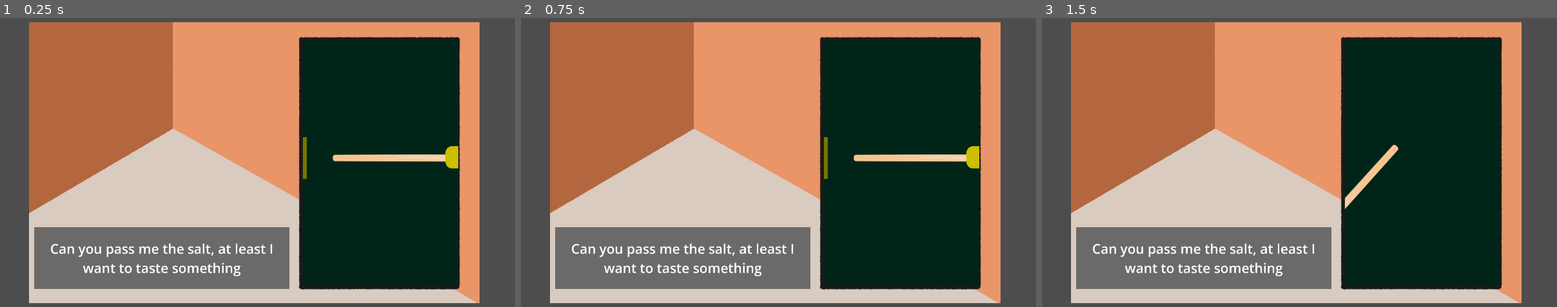
Above: before the commit, frames 1-3 (left to right).
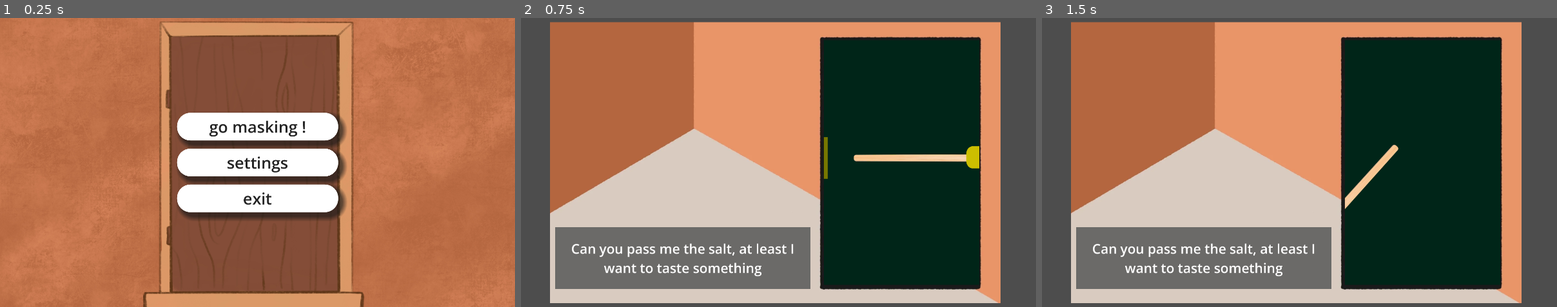
Above: after the commit, the same moments.

Repository: ohmlet-studio/GGJ-2026
Game: Godot game, scene res://MainMenu/MainMenu.tscn
The game is run twice, just before and just after one commit, with the same random seed, the same clock (stepped at 60 frames per second) and the same inputs. Before the commit the project starts from res://DinnerTable/DinnerTable.tscn.
Inputs (mouse positions are in pixels of both pictures, inside the frame that each line leads up to):
- Up to frame 1 (0.25 s): no input
- Up to frame 2 (0.75 s): click (778, 162) at 0.5 s, where only the run after the commit has a clickable "settings"
- Up to frame 3 (1.5 s): tap Enter at 1.25 s; hold Right from 1.28 s (still down); tap Z at 1.35 s

The runs differ from the first frame. In frame 1, 85% of the frame differs, in the area x 0-100%, y 0-100%; in frame 2, nothing differs; in frame 3, nothing differs.

Commit message:
Mainmenu + compress png

Diff:
--- /dev/null
+++ b/MainMenu/MainMenu.tscn
@@ -0,0 +1,117 @@
+[gd_scene format=3 uid="uid://33dwa0yb8pbq"]
+
+[ext_resource type="Script" uid="uid://cdjt41i1vaxfk" path="res://MainMenu/main_menu.gd" id="1_cruaa"]
+[ext_resource type="Texture2D" uid="uid://dvy3dyw842sjh" path="res://Assets/Background/title_scene.jpg" id="1_otibh"]
+
+[sub_resource type="StyleBoxTexture" id="StyleBoxTexture_cruaa"]
+texture = ExtResource("1_otibh")
+
+[sub_resource type="SystemFont" id="SystemFont_mlc1t"]
+font_names = PackedStringArray("Arial Rounded MT Bold", "Arial Rounded MT Bold")
+modulate_color_glyphs = true
+
+[sub_resource type="StyleBoxFlat" id="StyleBoxFlat_otibh"]
+bg_color = Color(1, 1, 1, 1)
+corner_radius_top_left = 50
+corner_radius_top_right = 50
+corner_radius_bottom_right = 50
+corner_radius_bottom_left = 50
+shadow_color = Color(0.09019608, 0.09019608, 0.09019608, 0.6431373)
+shadow_size = 20
+shadow_offset = Vector2(15, 15)
+
+[sub_resource type="StyleBoxFlat" id="StyleBoxFlat_b76km"]
+bg_color = Color(0.1584728, 0.15847209, 0.15847251, 1)
+corner_radius_top_left = 50
+corner_radius_top_right = 50
+corner_radius_bottom_right = 50
+corner_radius_bottom_left = 50
+shadow_color = Color(0.051970966, 0.051970966, 0.051970936, 0.8509804)
+shadow_size = 20
+shadow_offset = Vector2(3, 3)
+
+[sub_resource type="StyleBoxFlat" id="StyleBoxFlat_cruaa"]
+bg_color = Color(0.89925843, 0.8992584, 0.89925843, 1)
+corner_radius_top_left = 50
+corner_radius_top_right = 50
+corner_radius_bottom_right = 50
+corner_radius_bottom_left = 50
+shadow_color = Color(0.09019608, 0.09019608, 0.09019608, 0.8509804)
+shadow_size = 20
+shadow_offset = Vector2(5, 5)
+
+[node name="MainMenu" type="Control" unique_id=798517884]
+layout_mode = 3
+anchors_preset = 15
+anchor_right = 1.0
+anchor_bottom = 1.0
+grow_horizontal = 2
+grow_vertical = 2
+script = ExtResource("1_cruaa")
+
+[node name="Panel" type="Panel" parent="." unique_id=317783502]
+layout_mode = 1
+anchors_preset = 15
+anchor_right = 1.0
+anchor_bottom = 1.0
+grow_horizontal = 2
+grow_vertical = 2
+theme_override_styles/panel = SubResource("StyleBoxTexture_cruaa")
+
+[node name="VBoxContainer" type="VBoxContainer" parent="." unique_id=81628598]
+layout_mode = 1
+anchors_preset = 8
+anchor_left = 0.5
+anchor_top = 0.5
+anchor_right = 0.5
+anchor_bottom = 0.5
+offset_left = -300.5
+offset_top = -186.25
+offset_right = 300.5
+offset_bottom = 186.25
+grow_horizontal = 2
+grow_vertical = 2
+theme_override_constants/separation = 30
+
+[node name="start" type="Button" parent="VBoxContainer" unique_id=365420291]
+layout_mode = 2
+size_flags_vertical = 3
+theme_override_colors/font_color = Color(0.1404478, 0.14044732, 0.14044747, 1)
+theme_override_colors/font_pressed_color = Color(1, 1, 1, 1)
+theme_override_colors/font_hover_color = Color(0.14117648, 0.14117648, 0.14117648, 1)
+theme_override_fonts/font = SubResource("SystemFont_mlc1t")
+theme_override_font_sizes/font_size = 60
+theme_override_styles/normal = SubResource("StyleBoxFlat_otibh")
+theme_override_styles/pressed = SubResource("StyleBoxFlat_b76km")
+theme_override_styles/hover = SubResource("StyleBoxFlat_cruaa")
+text = "go masking !"
+
+[node name="settings" type="Button" parent="VBoxContainer" unique_id=593898606]
+layout_mode = 2
+size_flags_vertical = 3
+theme_override_colors/font_color = Color(0.1404478, 0.14044732, 0.14044747, 1)
+theme_override_colors/font_pressed_color = Color(1, 1, 1, 1)
+theme_override_colors/font_hover_color = Color(0.14117648, 0.14117648, 0.14117648, 1)
+theme_override_fonts/font = SubResource("SystemFont_mlc1t")
+theme_override_font_sizes/font_size = 60
+theme_override_styles/normal = SubResource("StyleBoxFlat_otibh")
+theme_override_styles/pressed = SubResource("StyleBoxFlat_b76km")
+theme_override_styles/hover = SubResource("StyleBoxFlat_cruaa")
+text = "settings"
+
+[node name="exit" type="Button" parent="VBoxContainer" unique_id=1132657592]
+layout_mode = 2
+size_flags_vertical = 3
+theme_override_colors/font_color = Color(0.1404478, 0.14044732, 0.14044747, 1)
+theme_override_colors/font_pressed_color = Color(1, 1, 1, 1)
+theme_override_colors/font_hover_color = Color(0.14117648, 0.14117648, 0.14117648, 1)
+theme_override_fonts/font = SubResource("SystemFont_mlc1t")
+theme_override_font_sizes/font_size = 60
+theme_override_styles/normal = SubResource("StyleBoxFlat_otibh")
+theme_override_styles/pressed = SubResource("StyleBoxFlat_b76km")
+theme_override_styles/hover = SubResource("StyleBoxFlat_cruaa")
+text = "exit"
+
+[connection signal="pressed" from="VBoxContainer/start" to="." method="_on_start_pressed"]
+[connection signal="pressed" from="VBoxContainer/settings" to="." method="_on_start_pressed"]
+[connection signal="pressed" from="VBoxContainer/exit" to="." method="_on_start_pressed"]
--- /dev/null
+++ b/MainMenu/main_menu.gd
@@ -0,0 +1,16 @@
+extends Control
+
+
+# Called when the node enters the scene tree for the first time.
+func _ready() -> void:
+	pass # Replace with function body.
+
+
+# Called every frame. 'delta' is the elapsed time since the previous frame.
+func _process(delta: float) -> void:
+	pass
+
+
+func _on_start_pressed() -> void:
+	# change scene
+	get_tree().change_scene_to_file("res://DinnerTable/DinnerTable.tscn")
--- a/project.godot
+++ b/project.godot
@@ -11,7 +11,7 @@
 [application]
 
 config/name="GGJ"
-run/main_scene="uid://8hum8taroxds"
+run/main_scene="uid://33dwa0yb8pbq"
 config/features=PackedStringArray("4.6", "GL Compatibility")
 config/icon="res://icon.svg"
 
Binary file changed: Assets/Characters/baby.png
Binary file changed: Assets/Characters/bob.png
Binary file changed: Assets/Characters/child.png
Binary file changed: Assets/Characters/dad_.png
Binary file changed: Assets/Characters/jean-kevin_.png
Not shown, changed: Assets/Characters/jean-kevin_.png.import
Binary file changed: Assets/Characters/mom.png
Binary file changed: Assets/Characters/old_lady.png
Binary file changed: Assets/Characters/punk.png
Binary file changed: Assets/Textures/Character.png
Binary file changed: Assets/Textures/arrow.png
Binary file changed: Assets/Textures/white_circular.png
(and 1 more such lines)
